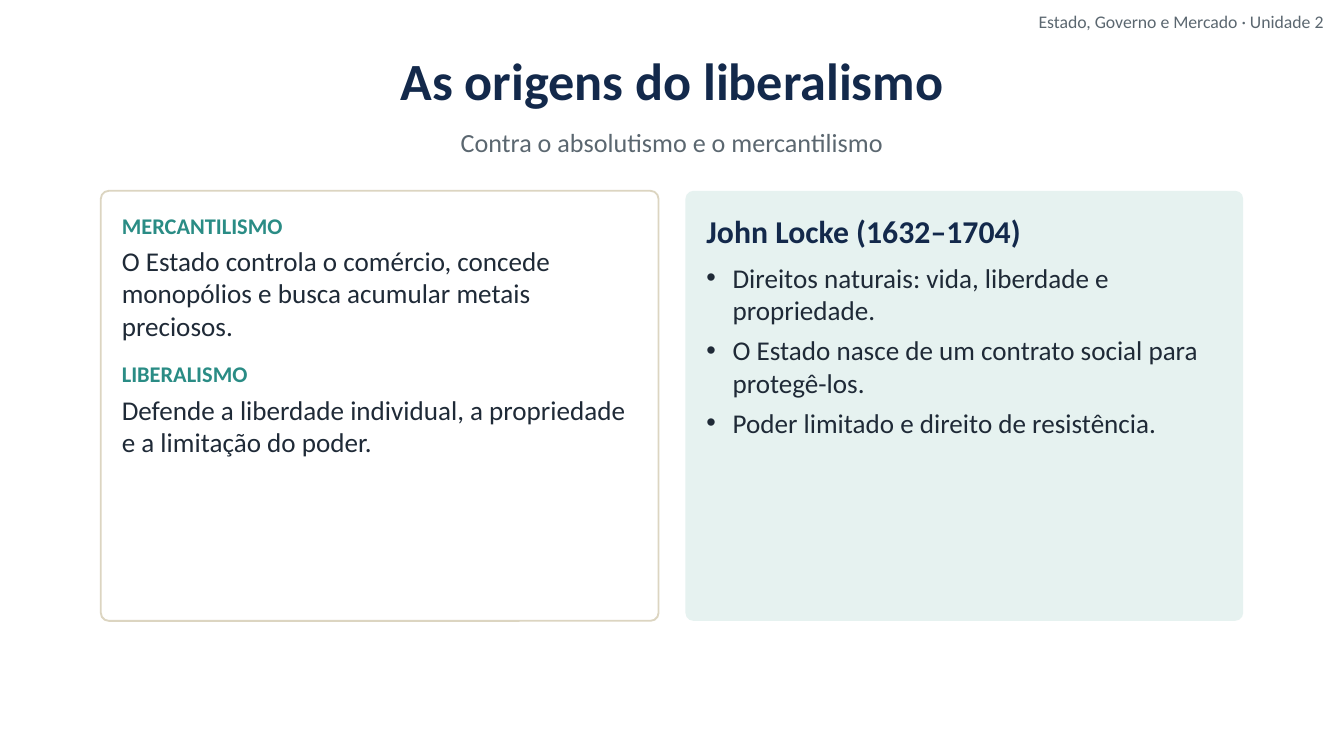
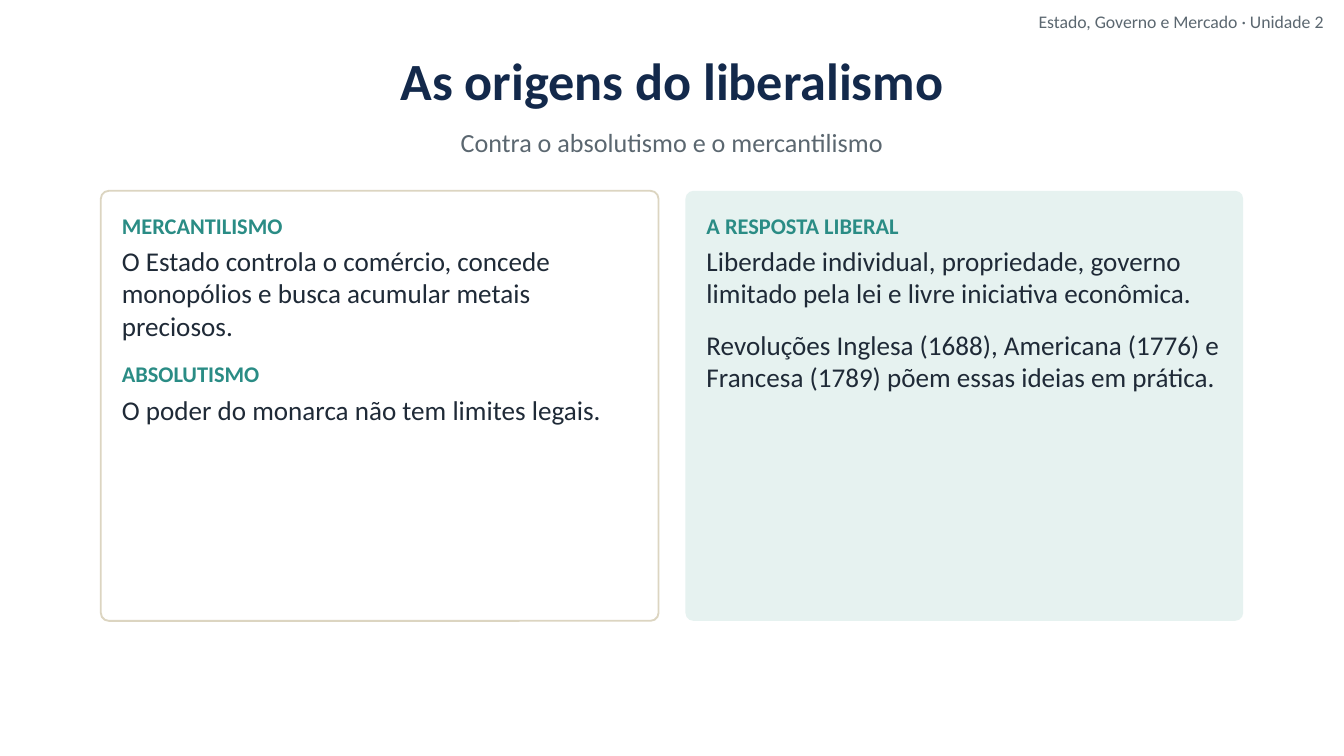
Before and after one commit to cleitonfranco74/gestao_publica, a slide deck: slide 9 of disciplina-01-estado-governo-mercado/materiais/02_Unidade_2_Pendulo_e_Matriz_Liberal.pptx (slide 5 before the commit). Drawn at 1344x756 pixels with LibreOffice and Linux fonts; fonts in the diff are those of the drawing; background and template pictures are left out. Boxes give left, top, right and bottom in pixels: in the first picture for what was removed or moved away, otherwise in the second. Text is boxed around its words. In the diff, an @@ line names an element or a change of style, - is before the commit and + after.

```diff
--- a/disciplina-01-estado-governo-mercado/materiais/02_Unidade_2_Pendulo_e_Matriz_Liberal.pptx
+++ b/disciplina-01-estado-governo-mercado/materiais/02_Unidade_2_Pendulo_e_Matriz_Liberal.pptx
@@ text in rounded rectangle at (x1=706, y1=219, x2=1218, y2=392): text changed @@
-John Locke (1632–1704)
-• Direitos naturais: vida, liberdade e propriedade.
-• O Estado nasce de um contrato social para protegê-los.
-• Poder limitado e direito de resistência.
+A RESPOSTA LIBERAL
+Liberdade individual, propriedade, governo limitado pela lei e livre iniciativa econômica.
+Revoluções Inglesa (1688), Americana (1776) e Francesa (1789) põem essas ideias em prática.
@@ text in rounded rectangle at (x1=122, y1=367, x2=601, y2=425): text changed @@
-LIBERALISMO
-Defende a liberdade individual, a propriedade e a limitação do poder.
+ABSOLUTISMO
+O poder do monarca não tem limites legais.
```
Also in this commit, not shown: 1 other slide changed, 20 slides added, 9 other files.
